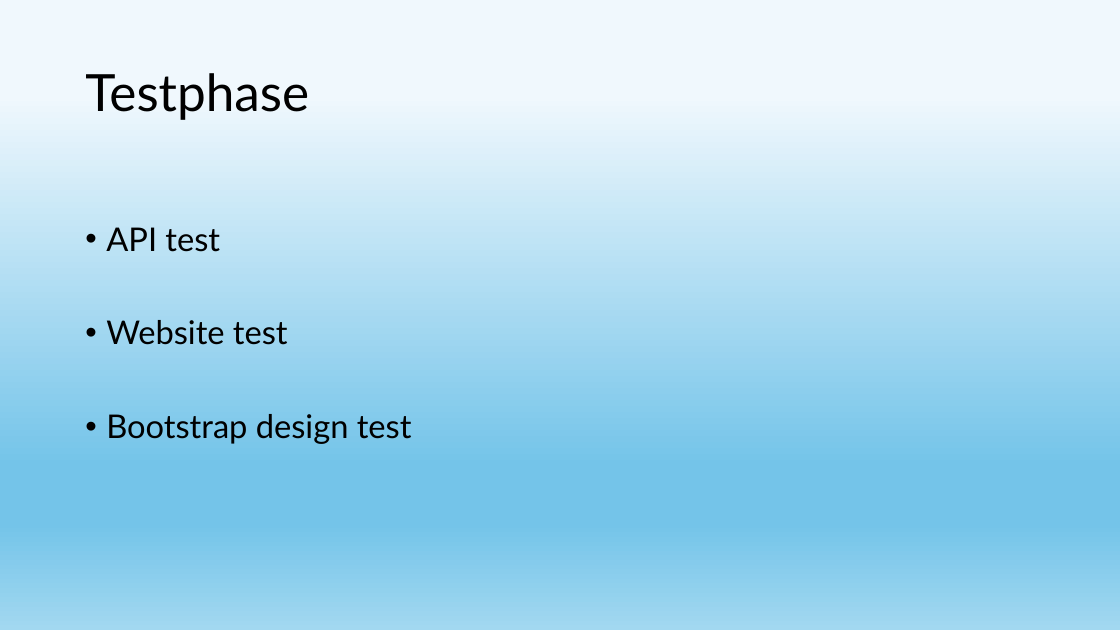
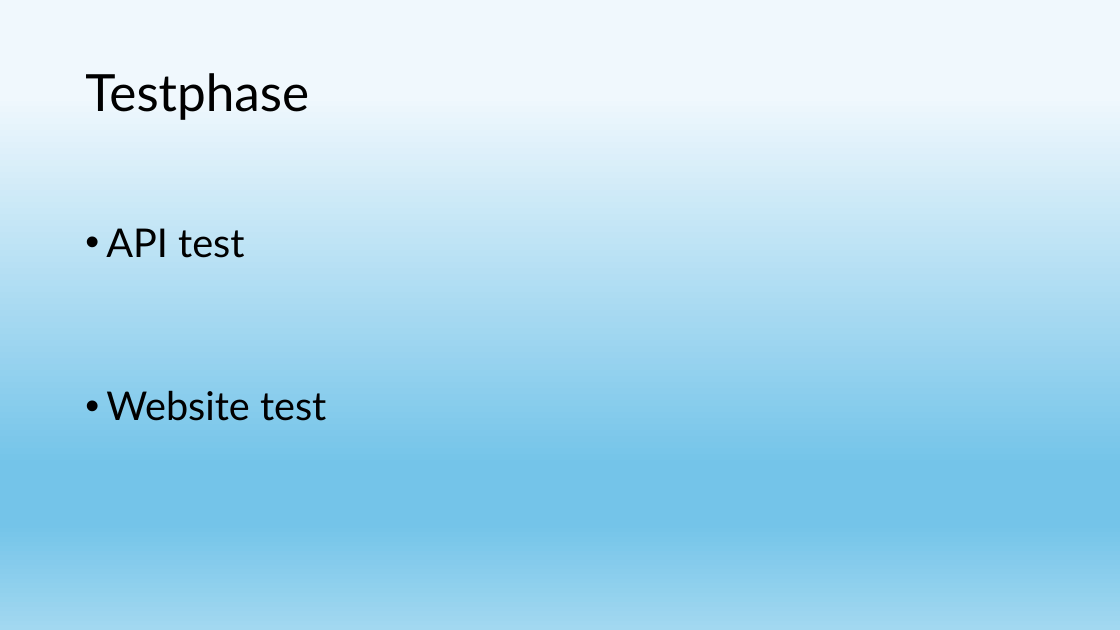
Before and after one commit to Yannnnck/Modul294-SkiService-Server-main, a slide deck: slide 10 of modul294 präsi.pptx. Drawn at 1120x630 pixels with LibreOffice and Linux fonts; fonts in the diff are those of the drawing. Boxes give left, top, right and bottom in pixels: in the first picture for what was removed or moved away, otherwise in the second. Text is boxed around its words. In the diff, an @@ line names an element or a change of style, - is before the commit and + after.

```diff
--- a/modul294 präsi.pptx
+++ b/modul294 präsi.pptx
@@ text "API test" at [106, 228, 326, 421]: size 28 to 34 pt @@
@@ text at [106, 414, 412, 444]: paragraph removed @@
-• Bootstrap design test
```
Also in this commit, not shown: 2 other slides changed, 2 other files.
